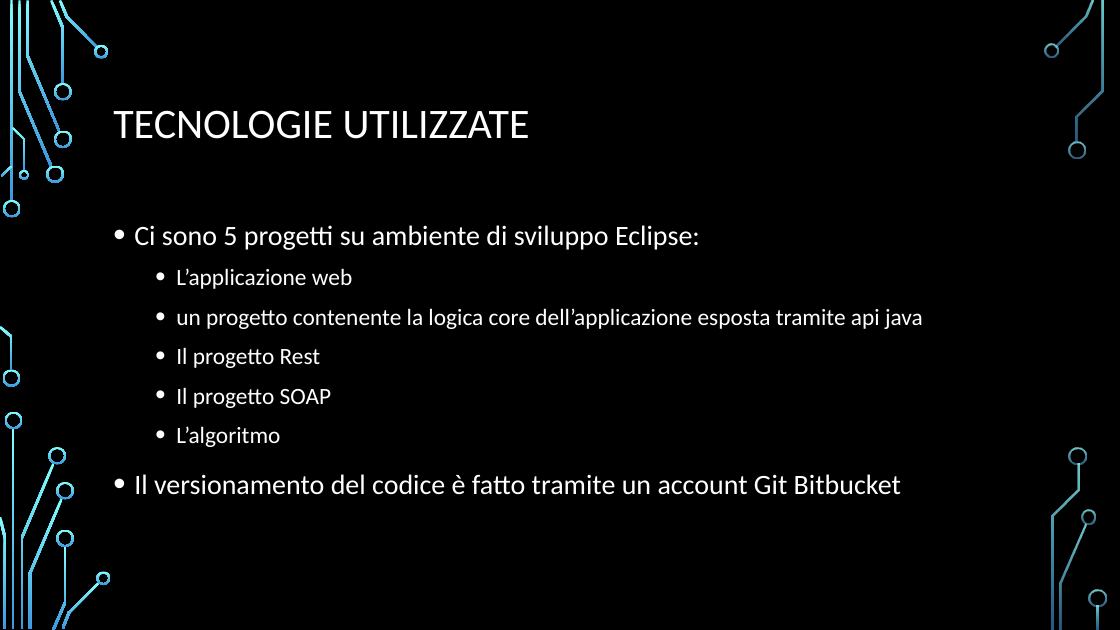
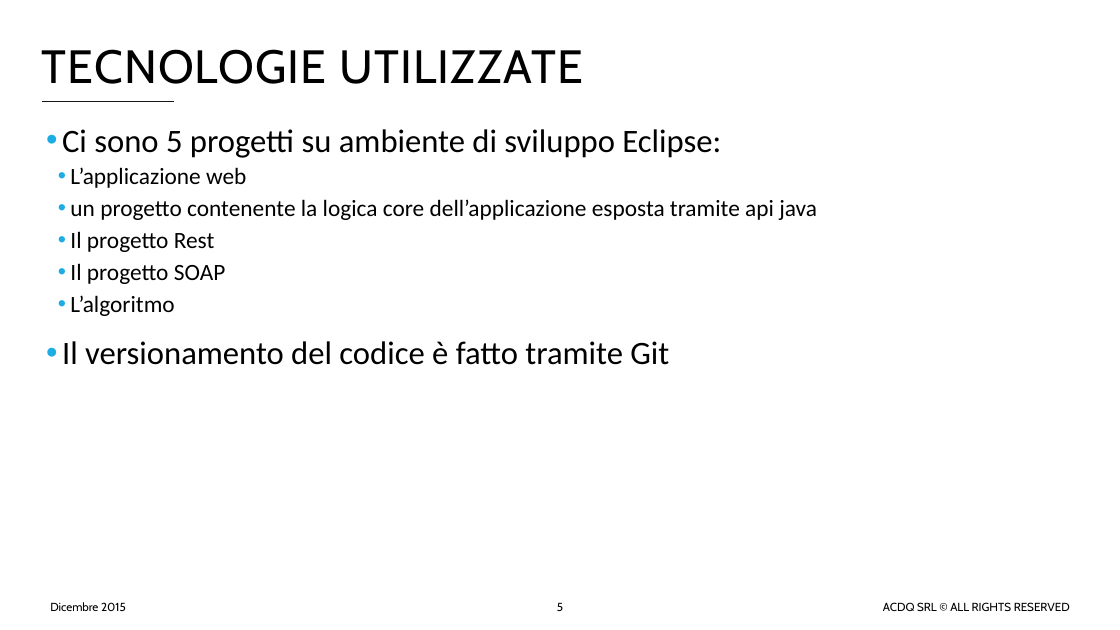
Before and after one commit to acdqsrl/Project-Board, a slide deck: slide 5 of app/static/docs/ACDQ_sw.pptx. Drawn at 1120x630 pixels with LibreOffice and Linux fonts; fonts in the diff are those of the drawing; background and template pictures are left out. Boxes give left, top, right and bottom in pixels: in the first picture for what was removed or moved away, otherwise in the second. Text is boxed around its words. In the diff, an @@ line names an element or a change of style, - is before the commit and + after.

```diff
--- a/app/static/docs/ACDQ_sw.pptx
+++ b/app/static/docs/ACDQ_sw.pptx
@@ background picture (left out) to #FFFFFF @@
@@ title "TECNOLOGIE UTILIZZATE": place and size @@
-title "TECNOLOGIE UTILIZZATE" at box(113, 110, 530, 139)
+title "TECNOLOGIE UTILIZZATE" at box(42, 49, 583, 84)
@@ title "TECNOLOGIE UTILIZZATE" at box(42, 49, 583, 84): size 36 to 40 pt, font Calibri to Cabin, text colour #FFFFFF to #000000, letter spacing 0 to 1 pt; line spacing 0.9 to 1 @@
@@ line added from (42, 102) to (174, 102), #141719 1.5 pt @@
@@ text "Ci sono 5 progetti su ...": place and size @@
-text "Ci sono 5 progetti su ..." at box(134, 225, 923, 495)
+text "Ci sono 5 progetti su ..." at box(62, 129, 817, 365)
@@ text at box(62, 129, 817, 316): size 24 to 28 pt in "Ci sono 5 progetti su ambiente di ..."; text colour #FFFFFF to #000000 in "Ci sono 5 progetti su ambiente di ...", "L’applicazione web", "un progetto contenente la logica core dell’applicazione ...", "Il progetto Rest" and 2 more places; indent changed; line spacing 1.2 to 0.9; more space between paragraphs @@
@@ text at box(62, 341, 669, 365): text changed; size 24 to 28 pt; text colour #FFFFFF to #000000 @@
-• Il versionamento del codice è fatto tramite un account Git Bitbucket
+• Il versionamento del codice è fatto tramite Git
@@ text added at box(50, 602, 126, 611), 10 pt, text #000000 @@
+Dicembre 2015
@@ page number added at box(557, 602, 563, 611), 10 pt, text #000000 @@
+5
@@ text added at box(883, 602, 1070, 611), 10 pt, text #000000 @@
+ACDQ SRL © ALL RIGHTS RESERVED
@@ group removed at box(0, 0, 1107, 630): 33 freeform shapes, 3 rectangles @@
```
Also in this commit, not shown: 7 other slides changed.
